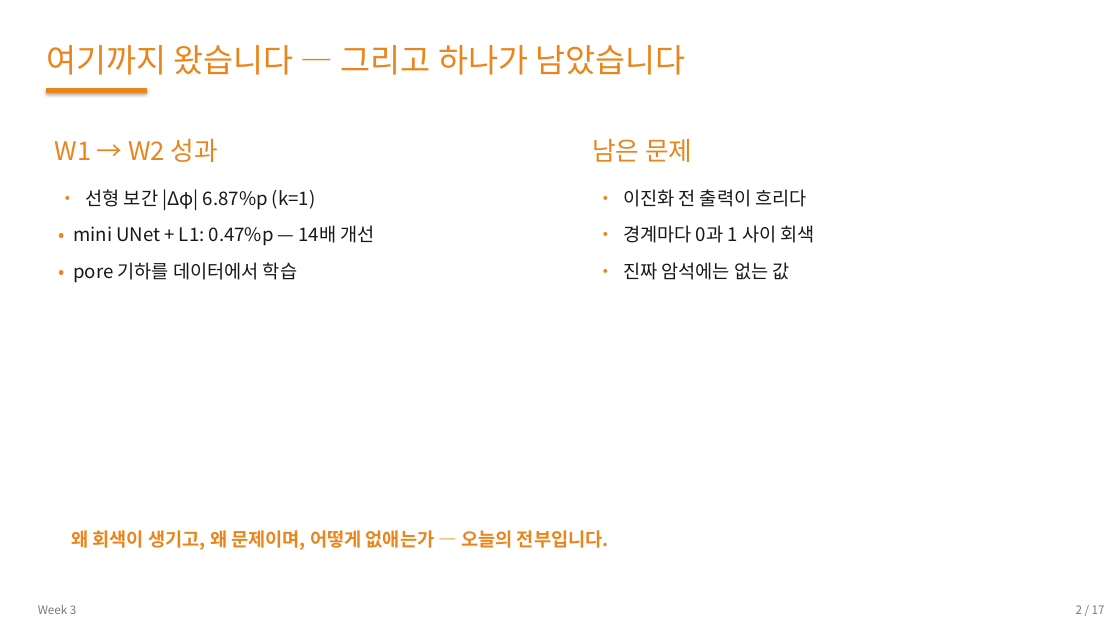
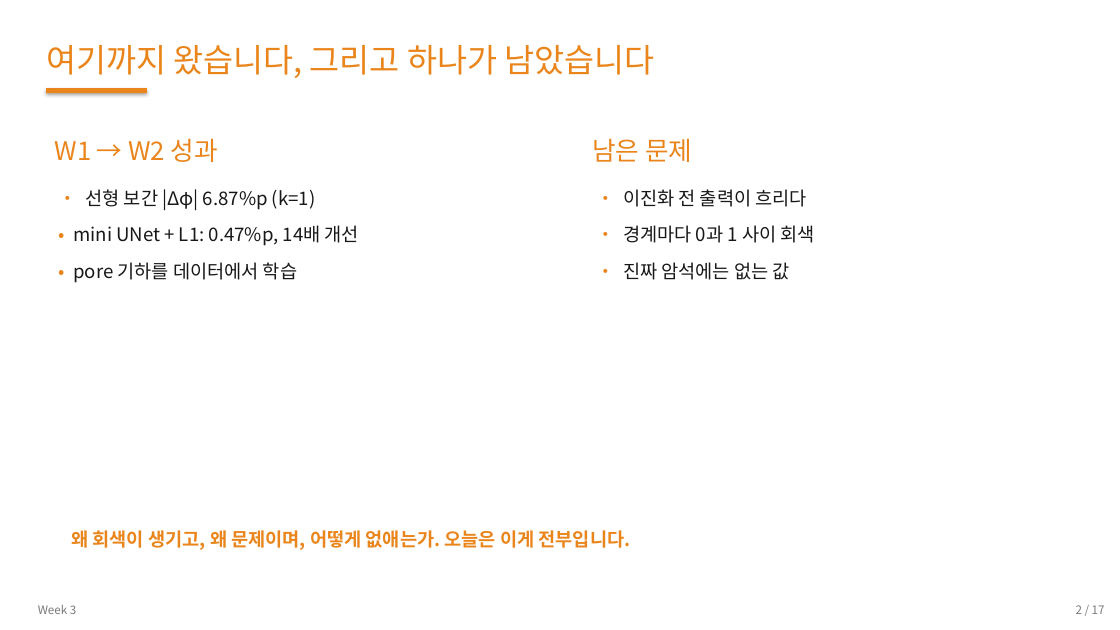
Before and after one commit to 01willy/Digital_rock_DL_Education, a slide deck: slide 2 of web/downloads/shared/w3/W3.pptx. Drawn at 1120x630 pixels with LibreOffice and Linux fonts; fonts in the diff are those of the drawing. Boxes give left, top, right and bottom in pixels: in the first picture for what was removed or moved away, otherwise in the second. Text is boxed around its words. In the diff, an @@ line names an element or a change of style, - is before the commit and + after.

```diff
--- a/web/downloads/shared/w3/W3.pptx
+++ b/web/downloads/shared/w3/W3.pptx
@@ text at (x1=46, y1=45, x2=655, y2=78): text changed @@
-여기까지 왔습니다 — 그리고 하나가 남았습니다
+여기까지 왔습니다, 그리고 하나가 남았습니다
@@ text at (x1=73, y1=225, x2=359, y2=246): text changed @@
-• mini UNet + L1: 0.47%p — 14배 개선
+• mini UNet + L1: 0.47%p, 14배 개선
@@ text at (x1=71, y1=530, x2=631, y2=550): text changed @@
-왜 회색이 생기고, 왜 문제이며, 어떻게 없애는가 — 오늘의 전부입니다.
+왜 회색이 생기고, 왜 문제이며, 어떻게 없애는가. 오늘은 이게 전부입니다.
```
Also in this commit, not shown: 14 other slides changed, 25 other files.
